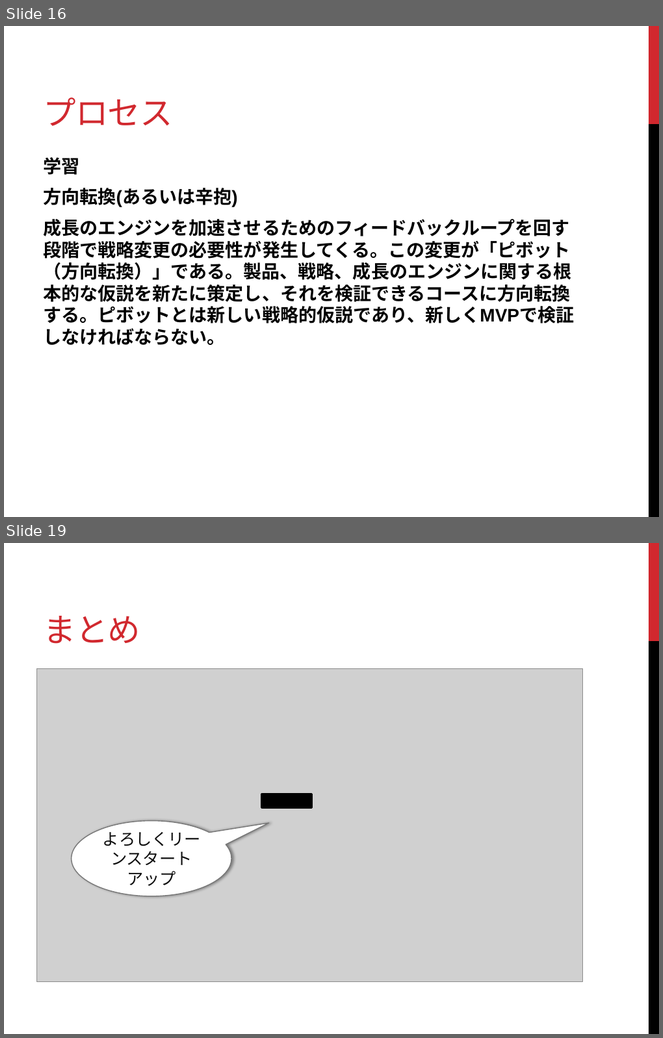
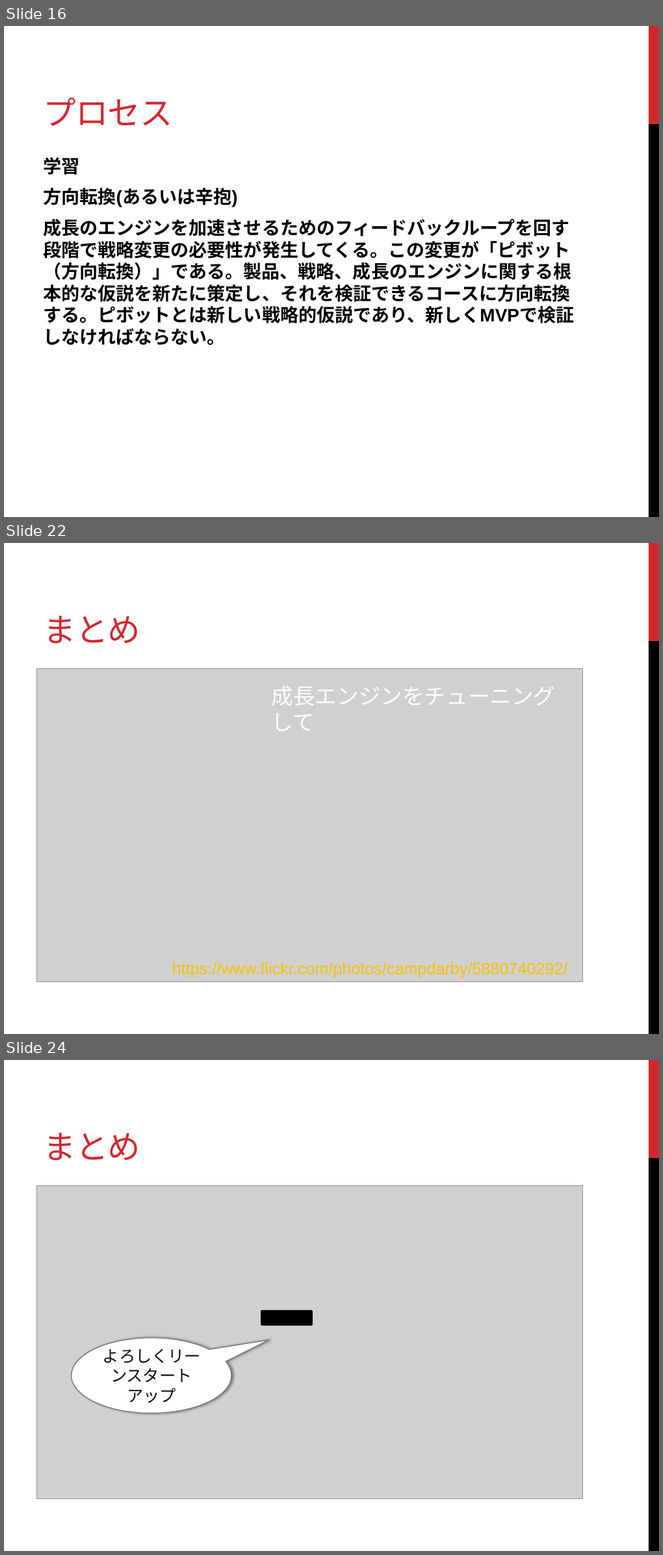
Before and after one commit to k2works/study, a slide deck: ltdd02/LT駆動開発 02 プレゼン.pptx. Shown one above the other, each under a label of ours: slides 16 and 19 before the commit, slides 16, 22 and 24 after it; the slides between them are not shown. The pictures are 663x1038 and 663x1555 pixels, drawn with LibreOffice and Linux fonts; fonts in the diff are those of the drawing; grey boxes stand for pictures. Boxes give left, top, right and bottom in pixels: in the first picture for what was removed or moved away, otherwise in the second. Text is boxed around its words. In the diff, an @@ line names an element or a change of style, - is before the commit and + after.

```diff
--- a/ltdd02/LT駆動開発 02 プレゼン.pptx
+++ b/ltdd02/LT駆動開発 02 プレゼン.pptx
@@ slide 22 added at [4,543,659,1034], background #FFFFFF; not listed: 2 template elements that a slide beside it also shows @@
@@ title added at [43,616,140,644], 36 pt, text #D1282E @@
+まとめ
@@ picture added at [36,669,582,982] @@
@@ text added at [272,686,556,731], 24 pt, text #FFFFFF @@
+成長エンジンをチューニングして
@@ text added at [172,962,568,979], 18 pt, text #F5C201 @@
+https://www.flickr.com/photos/campdarby/5880740292/
@@ what was slide 19 is now slide 24 @@
```
Also in this commit, not shown: 6 slides changed, 4 other slides added, 9 other files.
